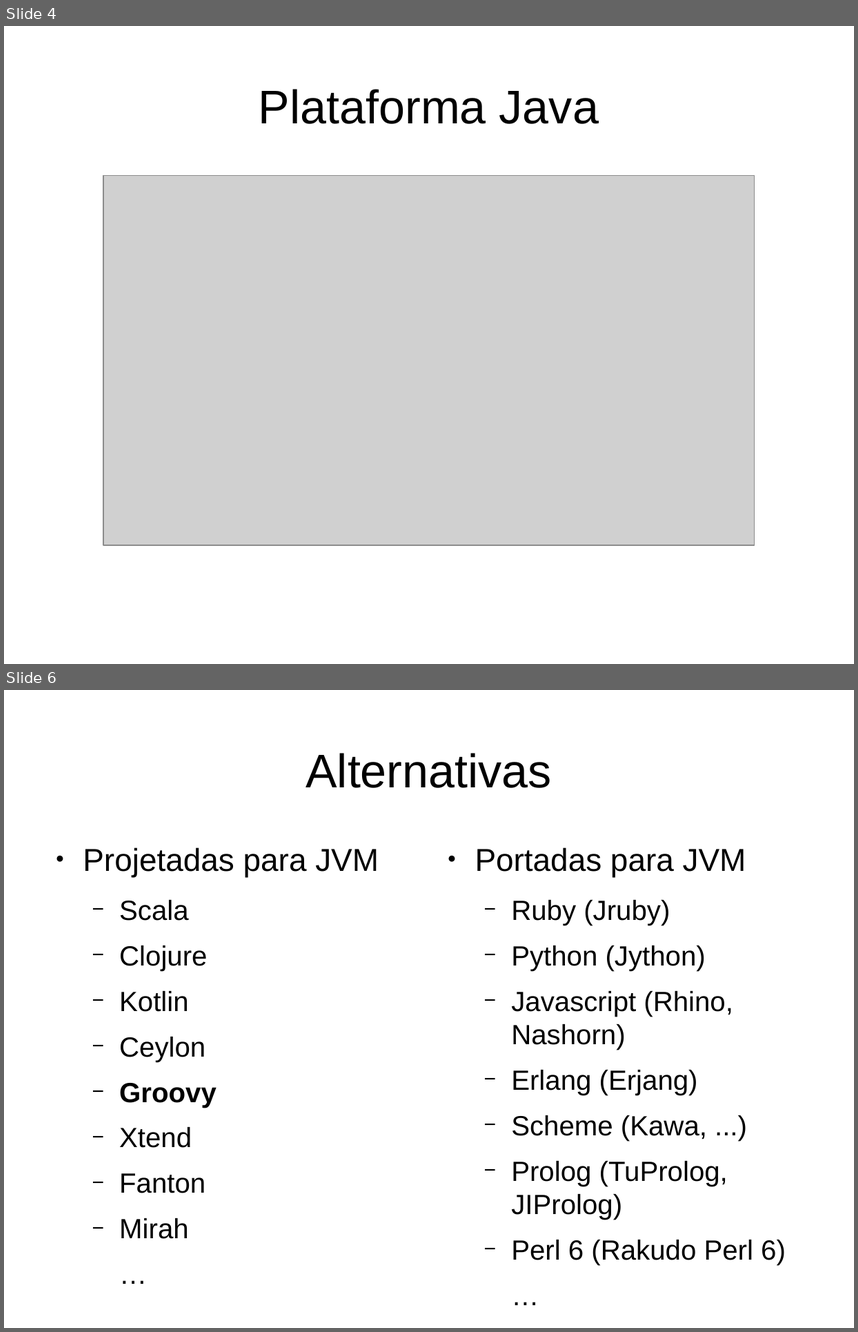
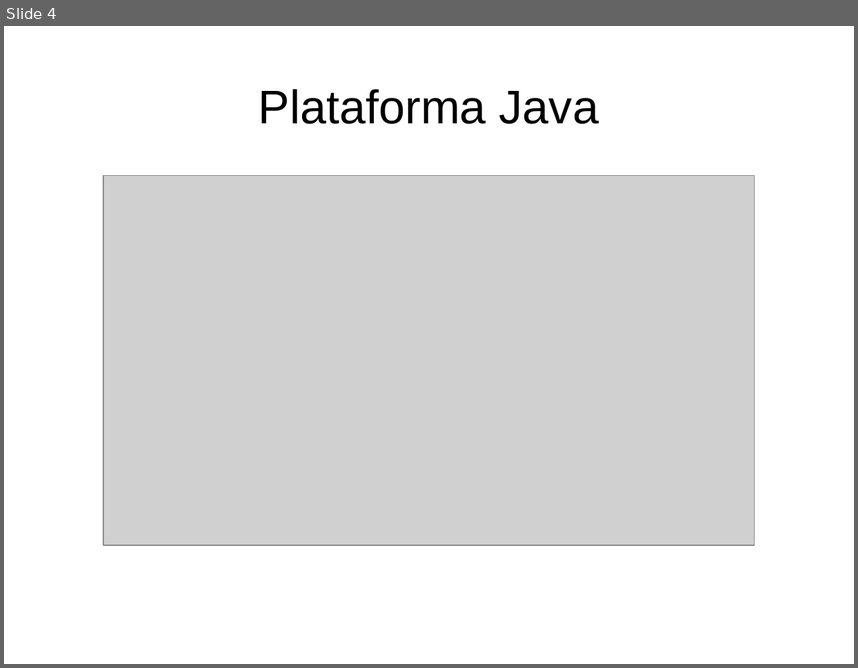
Before and after one commit to gitter-badger/lab-groovy, a slide deck: press/groovy_intro.odp. Shown one above the other, each under a label of ours: slides 4 and 6 before the commit, slide 4 after it; the slides between them are not shown. The pictures are 858x1332 and 858x668 pixels, drawn with LibreOffice and Linux fonts; fonts in the diff are those of the drawing; grey boxes stand for pictures. Boxes give left, top, right and bottom in pixels: in the first picture for what was removed or moved away, otherwise in the second. Text is boxed around its words. In the diff, an @@ line names an element or a change of style, - is before the commit and + after.

```diff
--- a/press/groovy_intro.odp
+++ b/press/groovy_intro.odp
@@ slide 6 removed at (4,690,854,1328), background #FFFFFF @@
@@ title removed at (306,753,552,788) @@
-Alternativas
@@ text removed at (83,847,379,1193) @@
-● Projetadas para JVM
-  − Scala
-  − Clojure
-  − Kotlin
-  − Ceylon
-  − Groovy
-  − Xtend
-  − Fanton
-  − Mirah
-  …
@@ text removed at (475,847,786,1265) @@
-● Portadas para JVM
-  − Ruby (Jruby)
-  − Python (Jython)
-  − Javascript (Rhino, Nashorn)
-  − Erlang (Erjang)
-  − Scheme (Kawa, ...)
-  − Prolog (TuProlog, JIProlog)
-  − Perl 6 (Rakudo Perl 6)
-  …
```
Also in this commit, not shown: 10 slides changed, 23 slides added, 9 other slides removed, 1 other file.
